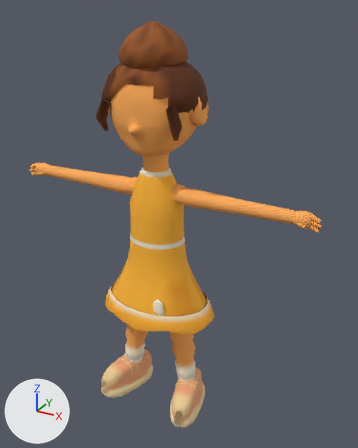
Before and after pictures for a commit that changed the Blender file assets/v2/source/peaches-pilot.blend.
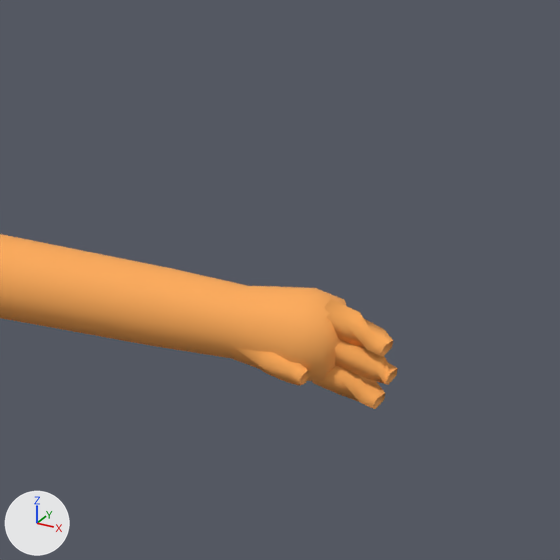
The first picture shows the older version from a camera (50 mm lens) standing at (2.39, -3.89, 4.12) and looking at (0.16, 0.16, 2.09). The close-ups show the older and then the newer version on the part from 70% to 98% of the width and 36% to 58% of the height of that picture. Only the edits that show in the close-ups are written down. The axes (+X, +Y, +Z) are drawn at lower left. The lights are the same throughout.

The first close-up shows 'kid_peaches_LOD0'.
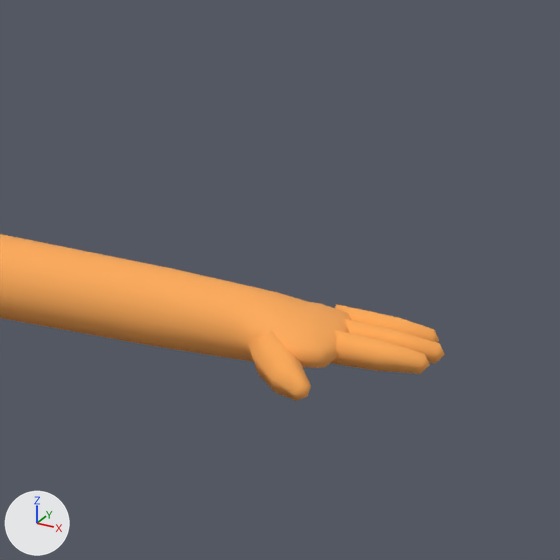
Changed parts and their boxes [x1, y1, x2, y2] in the close-ups (560 x 560 px; the box of a moved part takes in the faces that stretch with it):
'kid_peaches_LOD0', reshaped: before [0, 234, 398, 409]; after [0, 234, 445, 401]
part 1 of me_kid_peaches_lod0_mesh_001, moved or reshaped: before [228, 286, 398, 409]; after [228, 286, 445, 401]

The edits, one by one:
me_kid_peaches_lod0_mesh_001 is used by ob_kid_peaches_lod0; location (0.0, 0.0, 0.0).
me_kid_peaches_lod0_mesh_001 had 3644 vertices, 3729 faces and spanned x -1.62..1.62, y -0.46..0.51, z 0.01..4.01.
me_kid_peaches_lod0_mesh_001 now has 3644 vertices, 3729 faces and spans x -1.67..1.67, y -0.46..0.51, z 0.01..4.01.
Part 1, on me_kid_peaches_lod0_mesh_001:
1 vertex is removed from x 1.57, y -0.05, z 2.49.
44 faces are deleted.
4 vertices in x 1.5, y -0.01..0.01, z 2.45..2.5 move by (-0.01, 0.04, 0.0).
3 vertices in x 1.5, y -0.01..0.0, z 2.49..2.54 move by (-0.01, -0.01, -0.04).
116 vertices move from x 1.37..1.62, y -0.08..0.08, z 2.39..2.54 to x 1.38..1.67, y -0.17..0.1, z 2.42..2.52.
1 vertex is added at (1.65, -0.04, 2.48).
44 new faces join them, mat_m_body.
Other edits to the shape of me_kid_peaches_lod0_mesh_001 do not show in these pictures.
